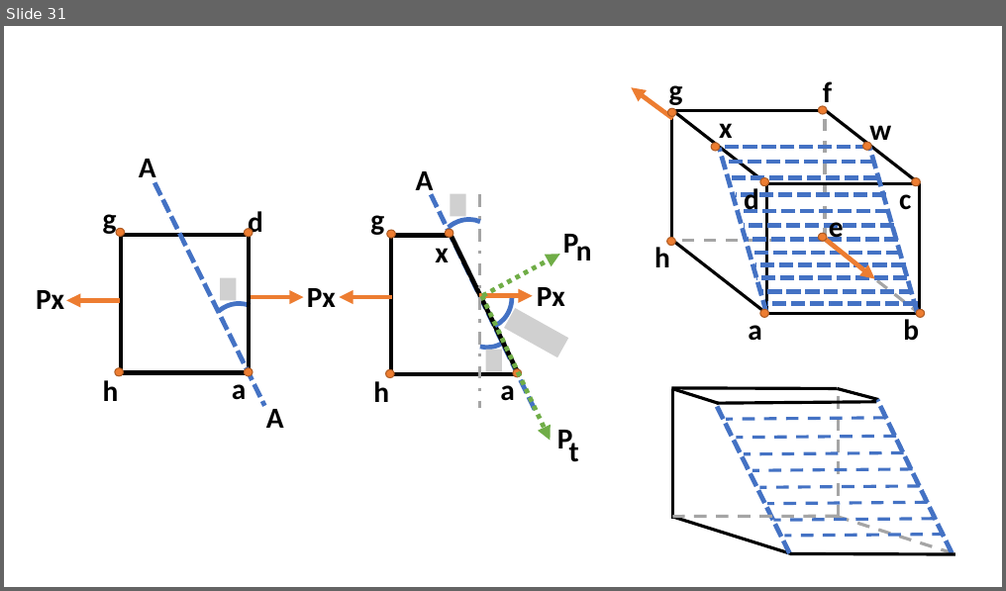
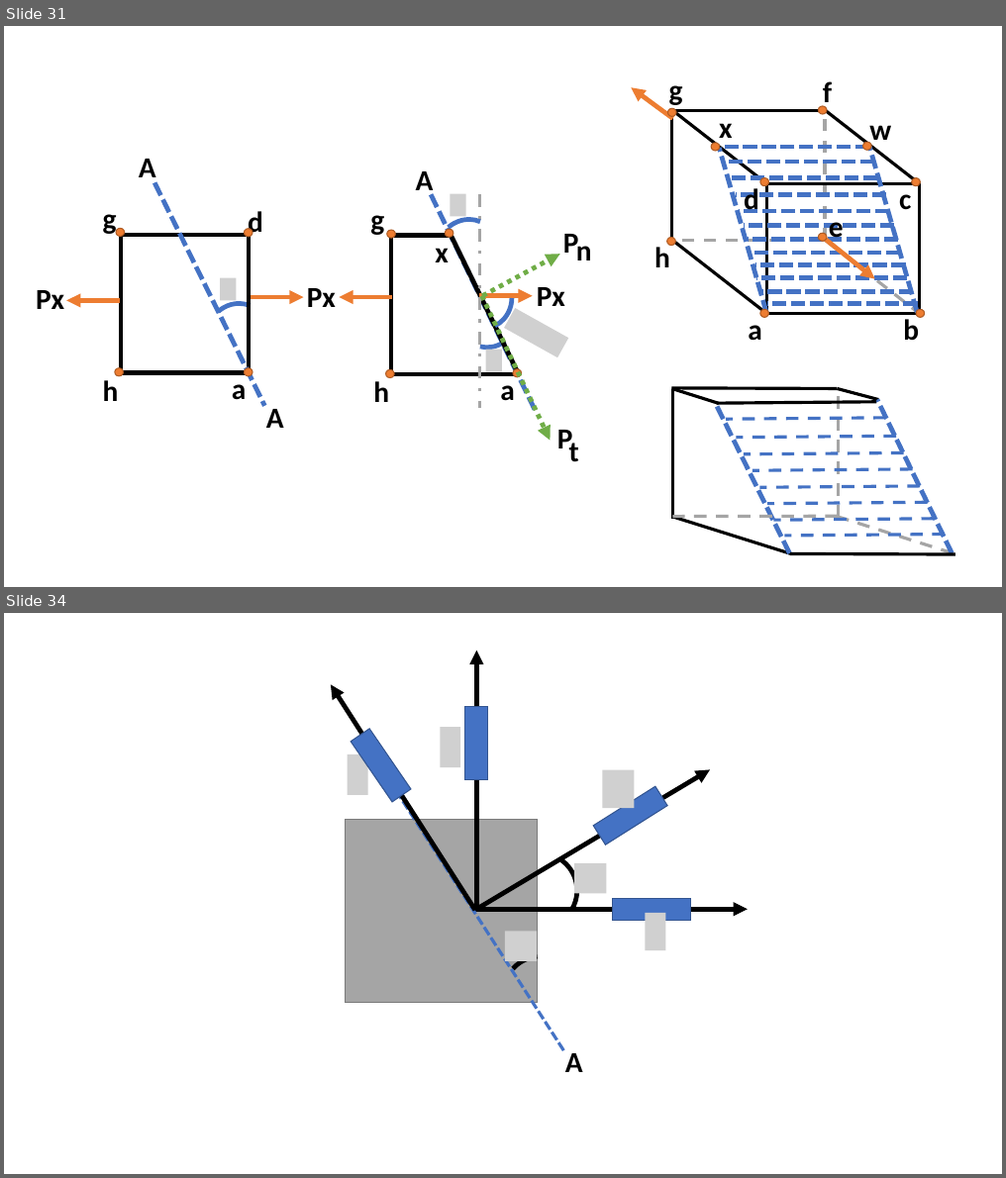
Before and after one commit to Kulasekaran-148/LATEX-Shortnotes-GATE, a slide deck: STRENGTH OF MATERIALS SHORTNOTES/SOM Revision.pptx. Shown one above the other, each under a label of ours: slide 31 before the commit, slides 31 and 34 after it; the slides between them are not shown. The pictures are 1006x591 and 1006x1178 pixels, drawn with LibreOffice and Linux fonts; fonts in the diff are those of the drawing; grey boxes stand for pictures. Boxes give left, top, right and bottom in pixels: in the first picture for what was removed or moved away, otherwise in the second. Text is boxed around its words. In the diff, an @@ line names an element or a change of style, - is before the commit and + after.

```diff
--- a/STRENGTH OF MATERIALS SHORTNOTES/SOM Revision.pptx
+++ b/STRENGTH OF MATERIALS SHORTNOTES/SOM Revision.pptx
@@ slide 34 added at (4,613,1002,1174), background #FFFFFF @@
@@ arrow added from (476, 909) to (476, 651), #000000 4.5 pt @@
@@ arrow added from (475, 910) to (331, 685), #000000 4.5 pt @@
@@ rectangle added at (350,729,411,802), fill #4472C4, outline #325491 1 pt @@
@@ picture added at (440,727,460,767) @@
@@ rectangle added at (465,707,487,780), fill #4472C4, outline #325491 1 pt @@
@@ picture added at (348,755,368,795) @@
@@ text added at (366,743,384,774), 28 pt, text #000000, bold @@
+A
@@ line added from (383, 770) to (564, 1051), #4472C4 3 pt dashed @@
@@ arrow added from (476, 909) to (710, 770), #000000 4.5 pt @@
@@ rectangle added at (594,787,667,845), fill #4472C4, outline #325491 1 pt @@
@@ picture added at (602,770,635,808) @@
@@ rectangle added at (345,820,537,1002), fill #A5A5A5, outline #7A7A7A 1 pt @@
@@ arc (boxed as its full ellipse) added at (488,839,592,943), outline #000000 4.5 pt @@
@@ picture added at (574,863,607,894) @@
@@ arrow added from (475, 909) to (747, 909), #000000 4.5 pt @@
@@ rectangle added at (613,898,690,920), fill #4472C4, outline #325491 1 pt @@
@@ picture added at (505,931,537,961) @@
@@ picture added at (645,913,665,951) @@
@@ arc (boxed as its full ellipse) added at (490,944,591,1045), outline #000000 4.5 pt @@
@@ text added at (565,1054,583,1072), 28 pt, text #000000, bold @@
+A
```
Also in this commit, not shown: 1 slide changed, 1 other slide added, 4 other files.
